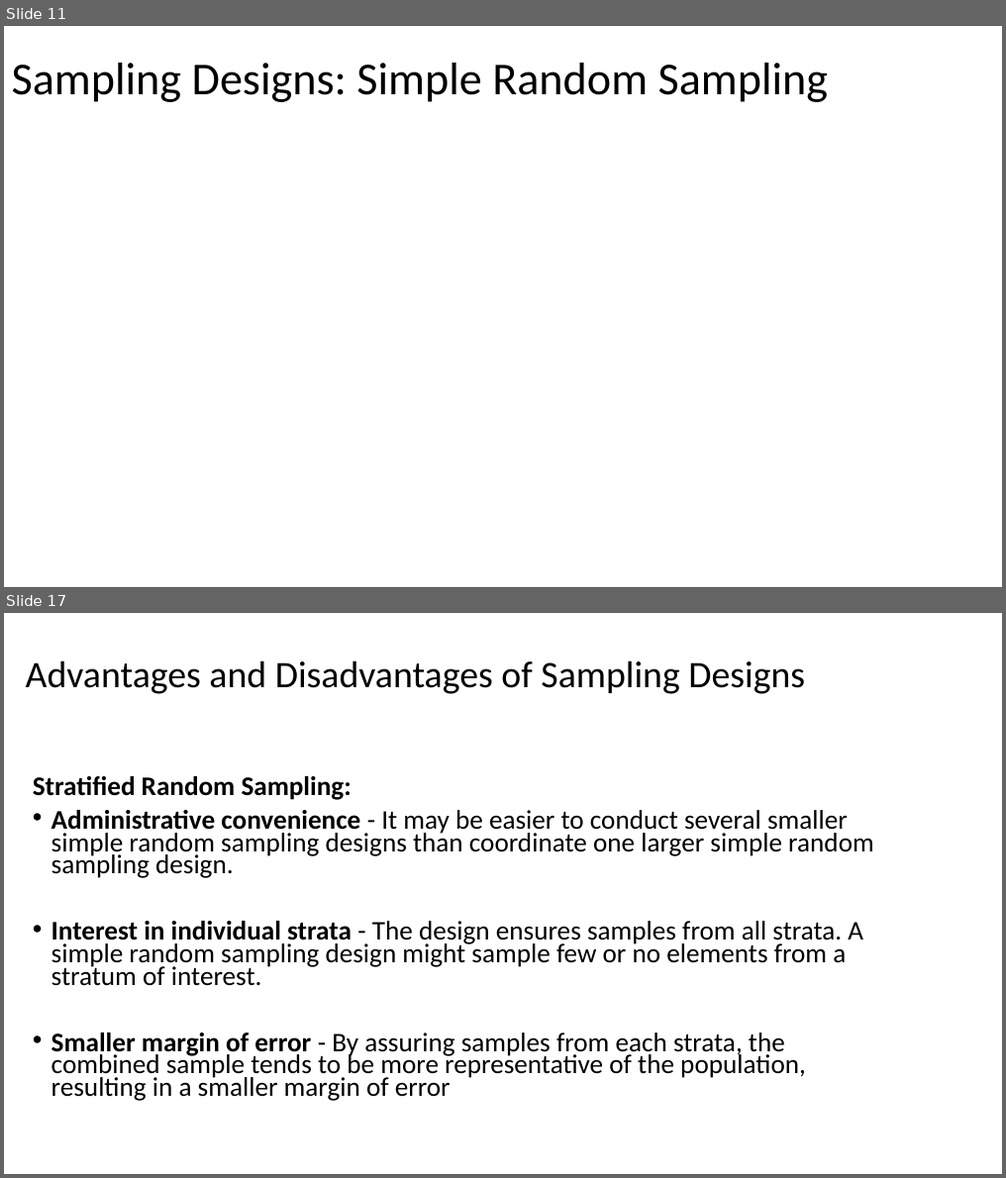
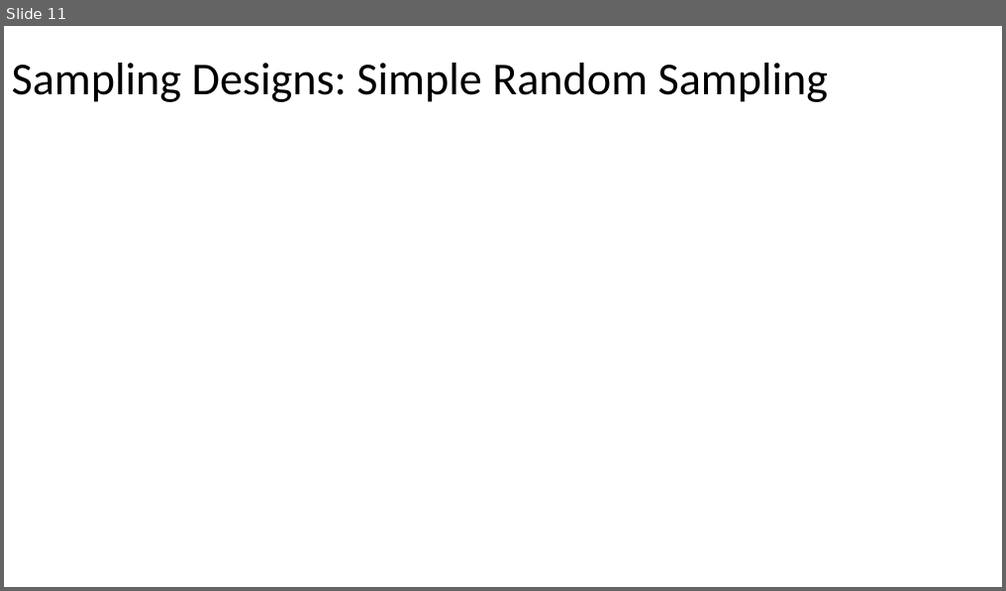
Before and after one commit to Jarred6068/UI_STAT251-03_Spring_2024, a slide deck: docs/lecture_slides/Week 5/Week5_Lecture9_Slides_2_9_2024.pptx. Shown one above the other, each under a label of ours: slides 11 and 17 before the commit, slide 11 after it; the slides between them are not shown. The pictures are 1006x1178 and 1006x591 pixels, drawn with LibreOffice and Linux fonts; fonts in the diff are those of the drawing; grey boxes stand for pictures. Boxes give left, top, right and bottom in pixels: in the first picture for what was removed or moved away, otherwise in the second. Text is boxed around its words. In the diff, an @@ line names an element or a change of style, - is before the commit and + after.

```diff
--- a/docs/lecture_slides/Week 5/Week5_Lecture9_Slides_2_9_2024.pptx
+++ b/docs/lecture_slides/Week 5/Week5_Lecture9_Slides_2_9_2024.pptx
@@ slide 17 removed at (x1=4, y1=613, x2=1002, y2=1174), background #FFFFFF @@
@@ title removed at (x1=26, y1=661, x2=805, y2=694) @@
-Advantages and Disadvantages of Sampling Designs
@@ text removed at (x1=33, y1=776, x2=874, y2=1101) @@
-Stratified Random Sampling:
-• Administrative convenience - It may be easier to conduct several smaller simple random sampling designs than coordinate one larger simple random sampling design.
-• Interest in individual strata - The design ensures samples from all strata. A simple random sampling design might sample few or no elements from a stratum of interest.
-• Smaller margin of error - By assuring samples from each strata, the combined sample tends to be more representative of the population, resulting in a smaller margin of error
```
Also in this commit, not shown: 8 other slides removed, 1 other file.
